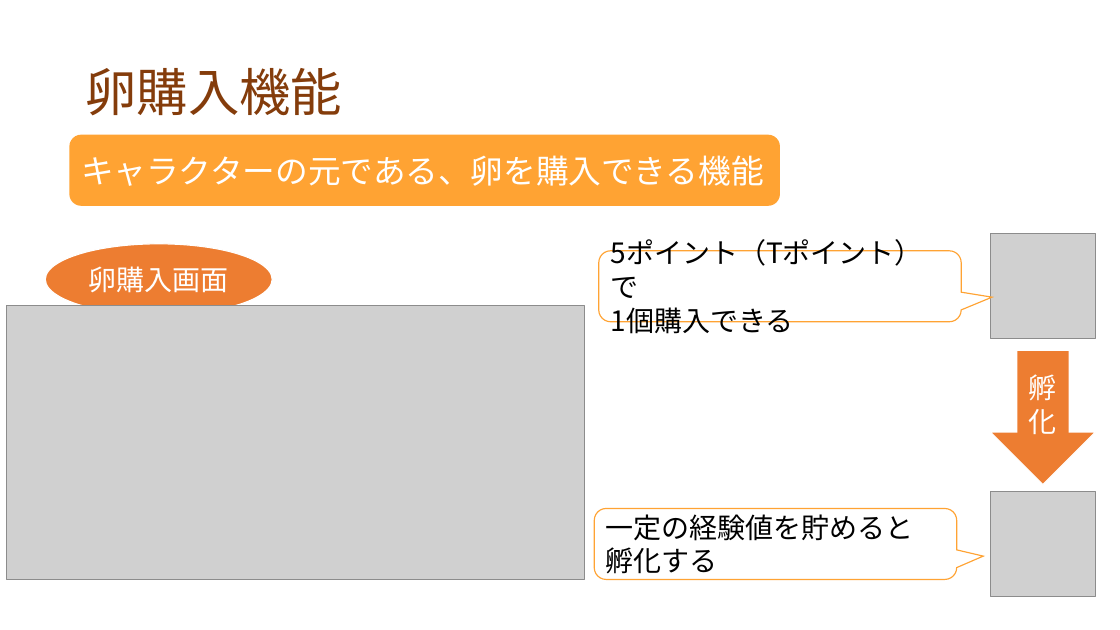
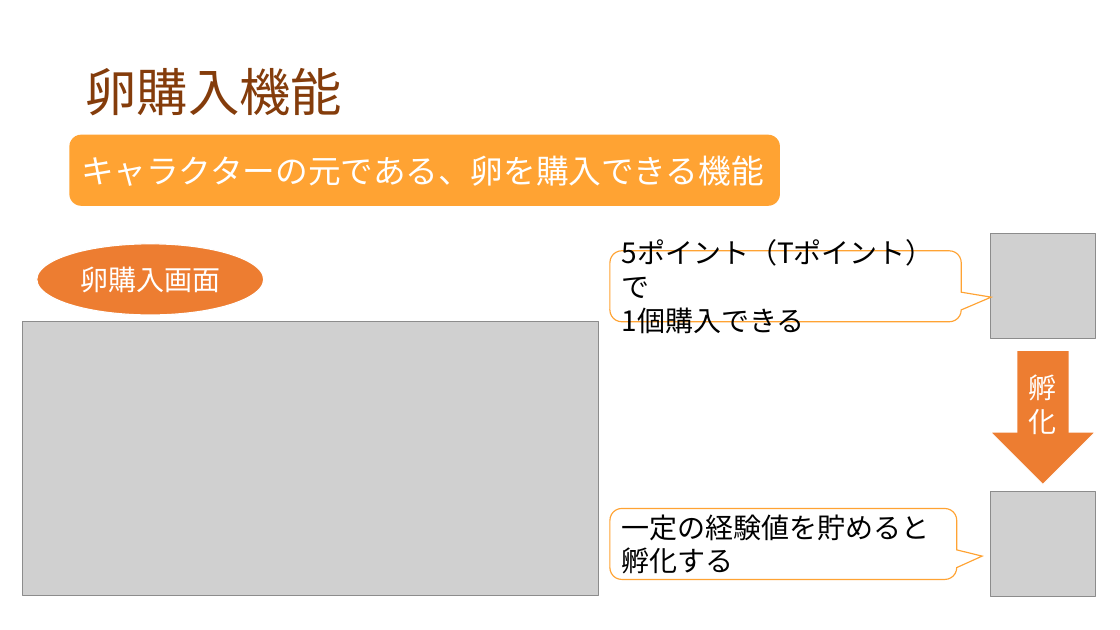
Before and after one commit to dojo2022/F-3, a slide deck: slide 13 of doc/プレゼン資料_F3_なかおっち.pptx. Drawn at 1120x630 pixels with LibreOffice and Linux fonts; fonts in the diff are those of the drawing; grey boxes stand for pictures. Boxes give left, top, right and bottom in pixels: in the first picture for what was removed or moved away, otherwise in the second. Text is boxed around its words. In the diff, an @@ line names an element or a change of style, - is before the commit and + after.

```diff
--- a/doc/プレゼン資料_F3_なかおっち.pptx
+++ b/doc/プレゼン資料_F3_なかおっち.pptx
@@ rounded speech box "5ポイント（Tポイント）で 1個購入できる" resized from (x1=599, y1=251, x2=961, y2=322) to (x1=610, y1=251, x2=961, y2=322) @@
@@ ellipse "卵購入画面" moved from (x1=45, y1=244, x2=272, y2=315) to (x1=37, y1=244, x2=264, y2=315) @@
@@ picture moved from (x1=7, y1=305, x2=585, y2=580) to (x1=22, y1=322, x2=599, y2=595) @@
@@ rounded speech box "一定の経験値を貯めると" resized from (x1=594, y1=508, x2=956, y2=579) to (x1=610, y1=508, x2=957, y2=579) @@
```
Also in this commit, not shown: 1 other slide changed, 7 other files.
